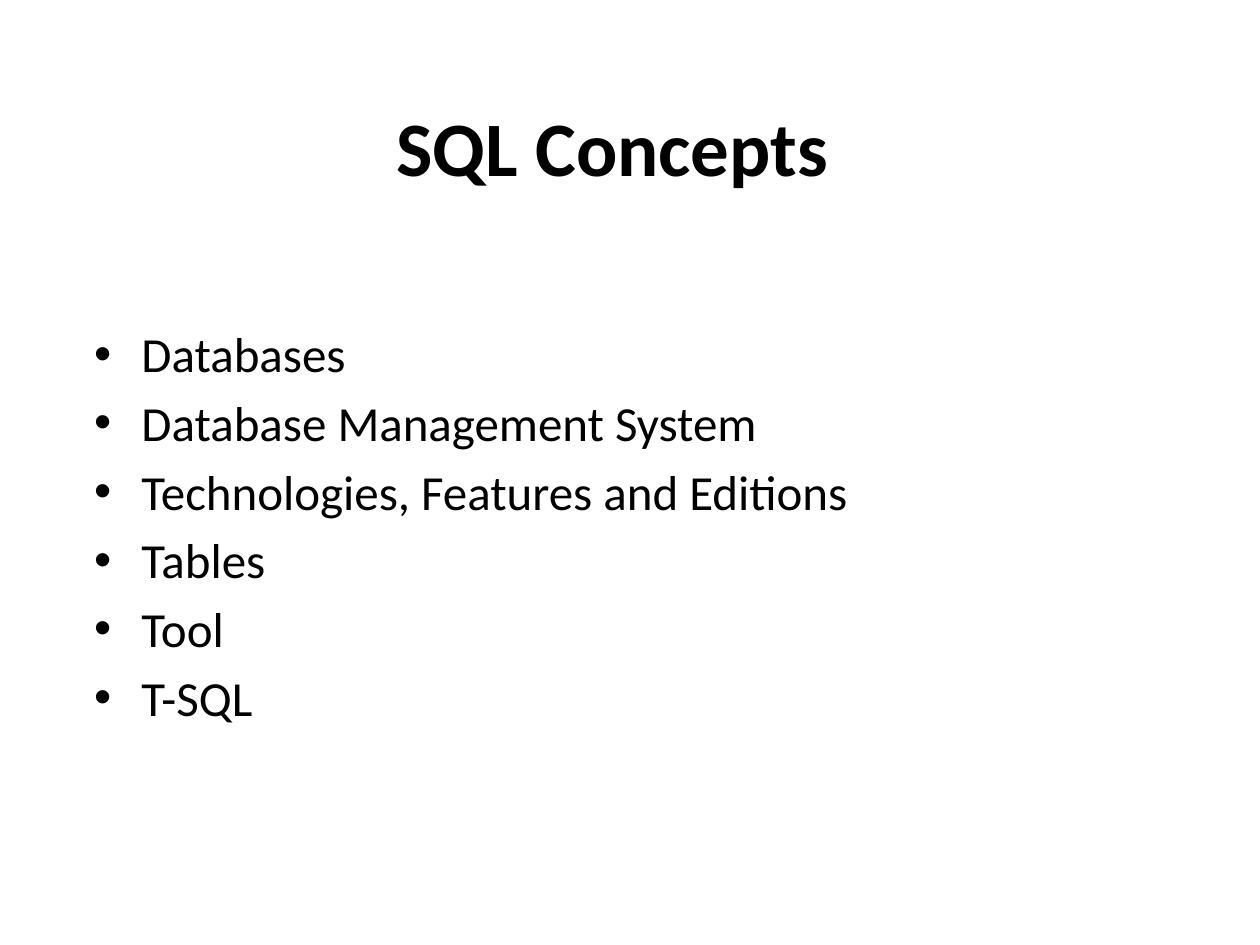
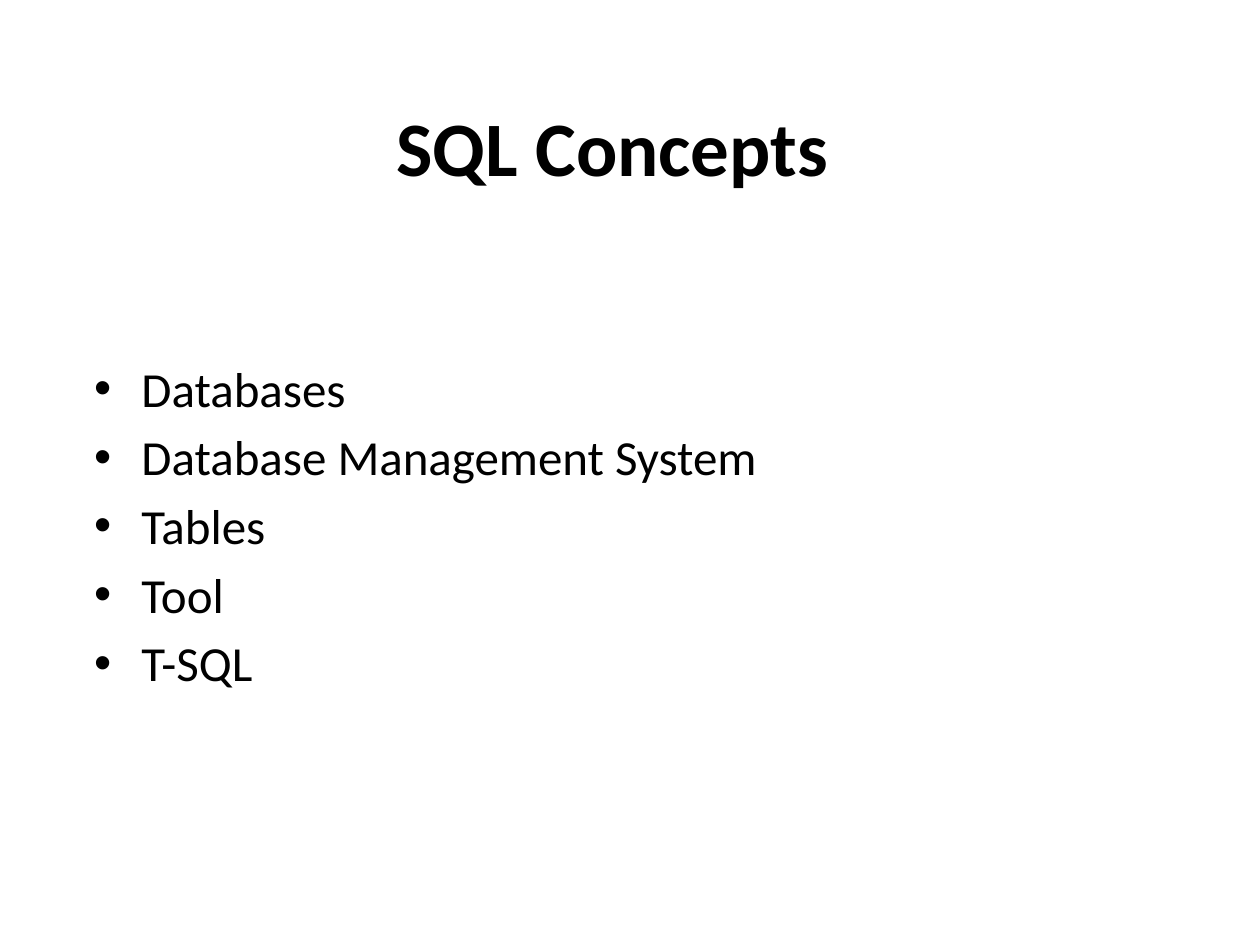
Before and after one commit to Flu10/Zero2Hero2016, a slide deck: slide 13 of presentation/SQL Z2H 2016.pptx. Drawn at 1260x945 pixels with LibreOffice and Linux fonts; fonts in the diff are those of the drawing; background and template pictures are left out. Boxes give left, top, right and bottom in pixels: in the first picture for what was removed or moved away, otherwise in the second. Text is boxed around its words. In the diff, an @@ line names an element or a change of style, - is before the commit and + after.

```diff
--- a/presentation/SQL Z2H 2016.pptx
+++ b/presentation/SQL Z2H 2016.pptx
@@ text at [141,476,847,519]: paragraph removed @@
-• Technologies, Features and Editions
```
Also in this commit, not shown: 4 other slides changed, 5 slides added, 3 slides removed.
